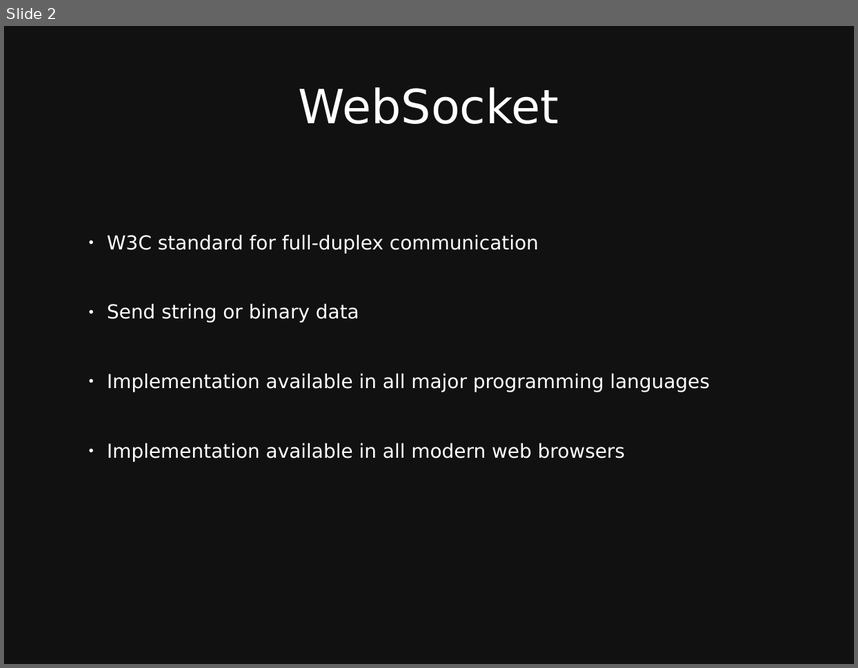
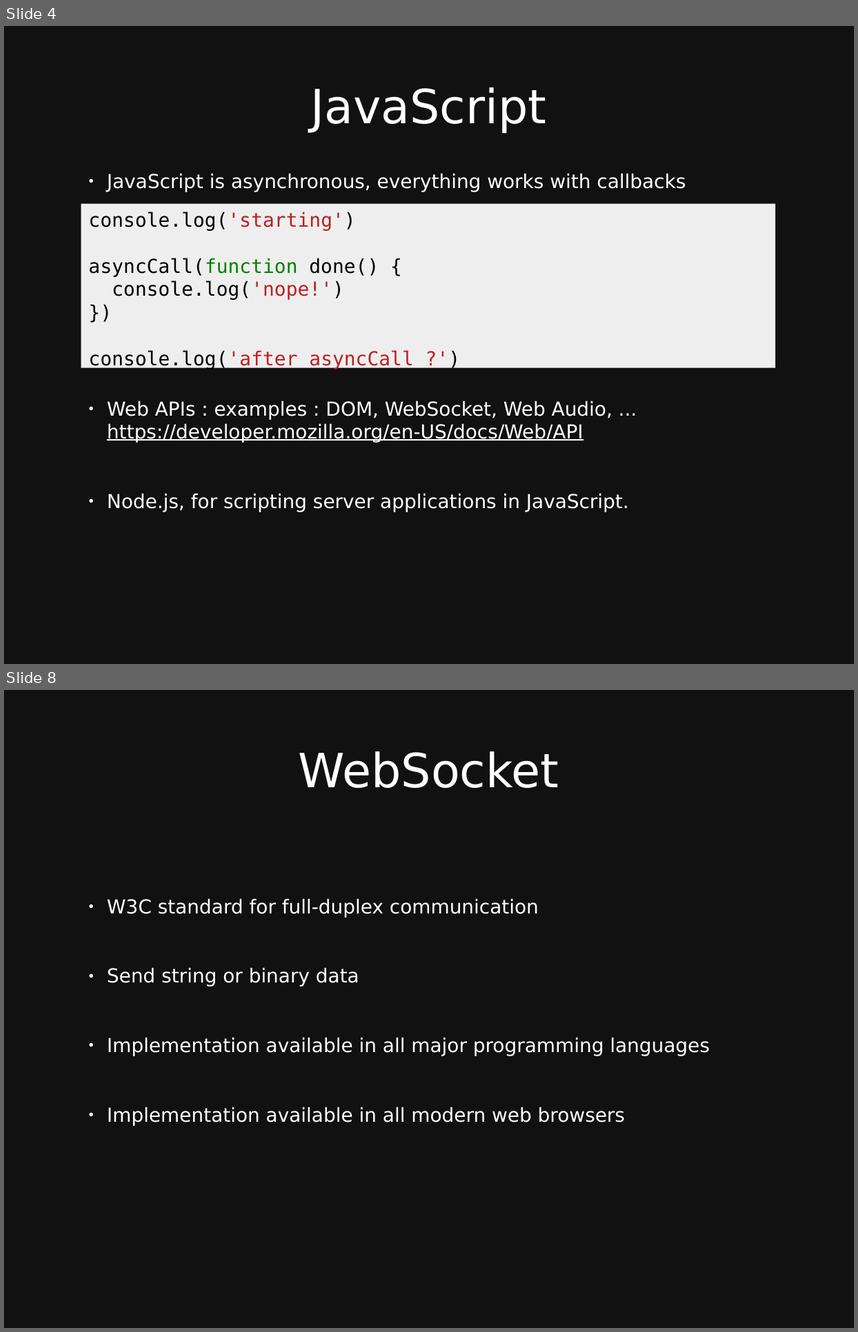
Before and after one commit to taylorbf/distributed-music-workshop, a slide deck: slides.odp. Shown one above the other, each under a label of ours: slide 2 before the commit, slides 4 and 8 after it; the slides between them are not shown. The pictures are 858x668 and 858x1332 pixels, drawn with LibreOffice and Linux fonts; fonts in the diff are those of the drawing. Boxes give left, top, right and bottom in pixels: in the first picture for what was removed or moved away, otherwise in the second. Text is boxed around its words. In the diff, an @@ line names an element or a change of style, - is before the commit and + after.

```diff
--- a/slides.odp
+++ b/slides.odp
@@ slide 4 added at (x1=4, y1=26, x2=854, y2=664), background #111111 @@
@@ title added at (x1=311, y1=87, x2=547, y2=133), 44 pt, text #FFFFFF @@
+JavaScript
@@ text added at (x1=107, y1=173, x2=686, y2=192), 18 pt, text #FFFFFF @@
+● JavaScript is asynchronous, everything works with callbacks
@@ rectangle added at (x1=81, y1=203, x2=775, y2=368), fill #EEEEEE, 18 pt, text #000000 @@
+console.log('starting')
+asyncCall(function done() {
+console.log('nope!')
+})
+console.log('after asyncCall ?')
@@ text added at (x1=107, y1=401, x2=629, y2=512), 18 pt, text #FFFFFF @@
+● Web APIs : examples : DOM, WebSocket, Web Audio, ...
+  https://developer.mozilla.org/en-US/docs/Web/API
+● Node.js, for scripting server applications in JavaScript.
@@ what was slide 2 is now slide 8 @@
```
Also in this commit, not shown: 1 slide changed, 6 other slides added, 1 slide removed.
